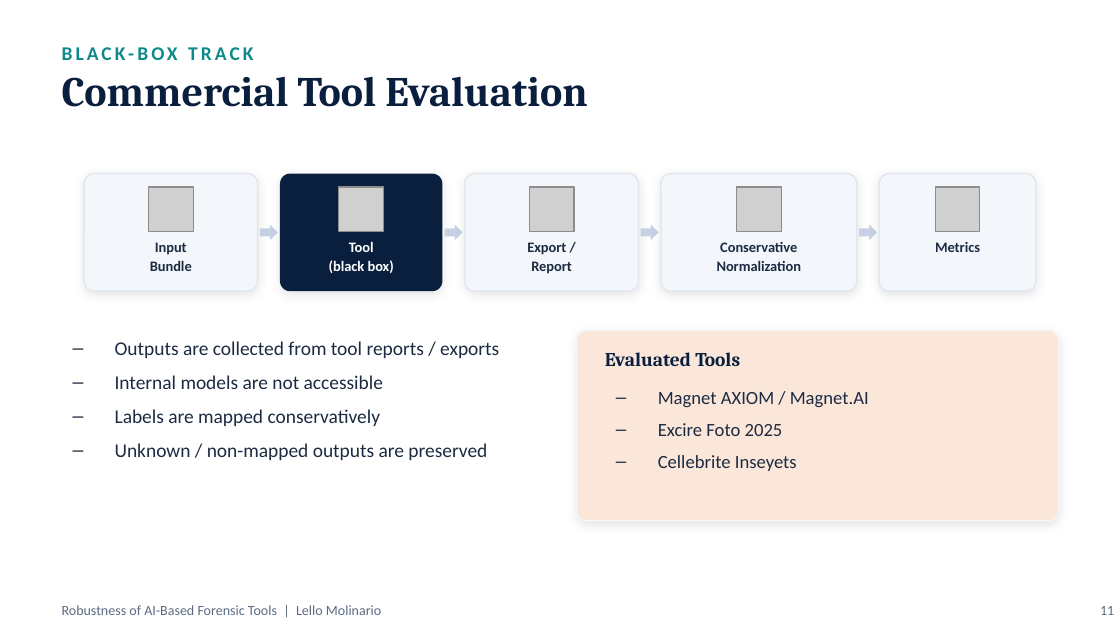
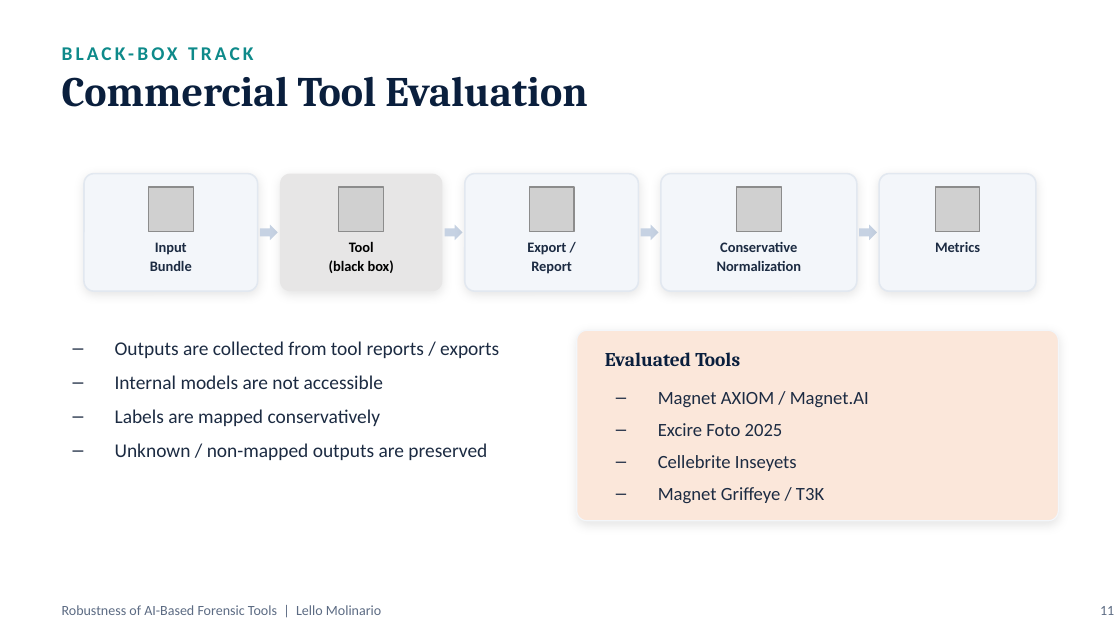
Before and after one commit to lmolinario/msc-thesis-ai-robustness-in-digital-forensics, a slide deck: slide 11 of docs/slides/Molinario_Thesis_Defense.pptx. Drawn at 1120x630 pixels with LibreOffice and Linux fonts; fonts in the diff are those of the drawing; grey boxes stand for pictures. Boxes give left, top, right and bottom in pixels: in the first picture for what was removed or moved away, otherwise in the second. Text is boxed around its words. In the diff, an @@ line names an element or a change of style, - is before the commit and + after.

```diff
--- a/docs/slides/Molinario_Thesis_Defense.pptx
+++ b/docs/slides/Molinario_Thesis_Defense.pptx
@@ rounded rectangle at [280,174,442,291]: fill #0A1F3D to #E7E6E6 @@
@@ text "Tool" at [329,242,394,273]: text colour #FFFFFF to #000000 @@
@@ text at [658,487,824,503]: paragraph added @@
+– Magnet Griffeye / T3K
```
Also in this commit, not shown: 9 other slides changed.
